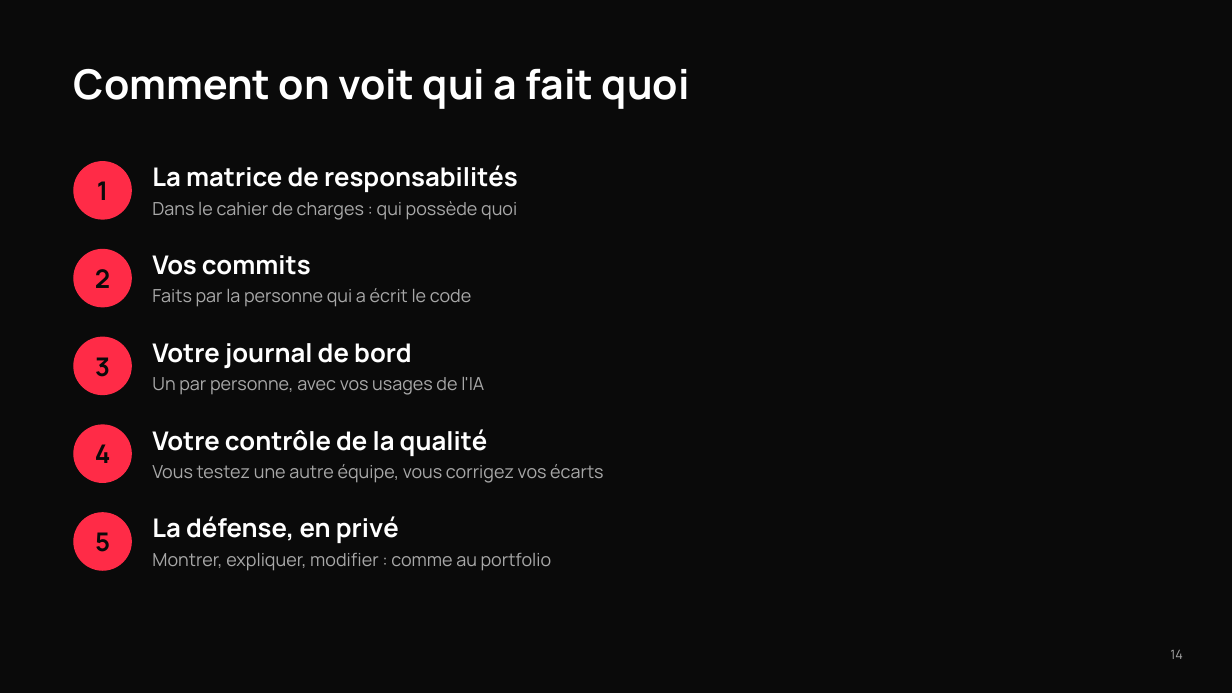
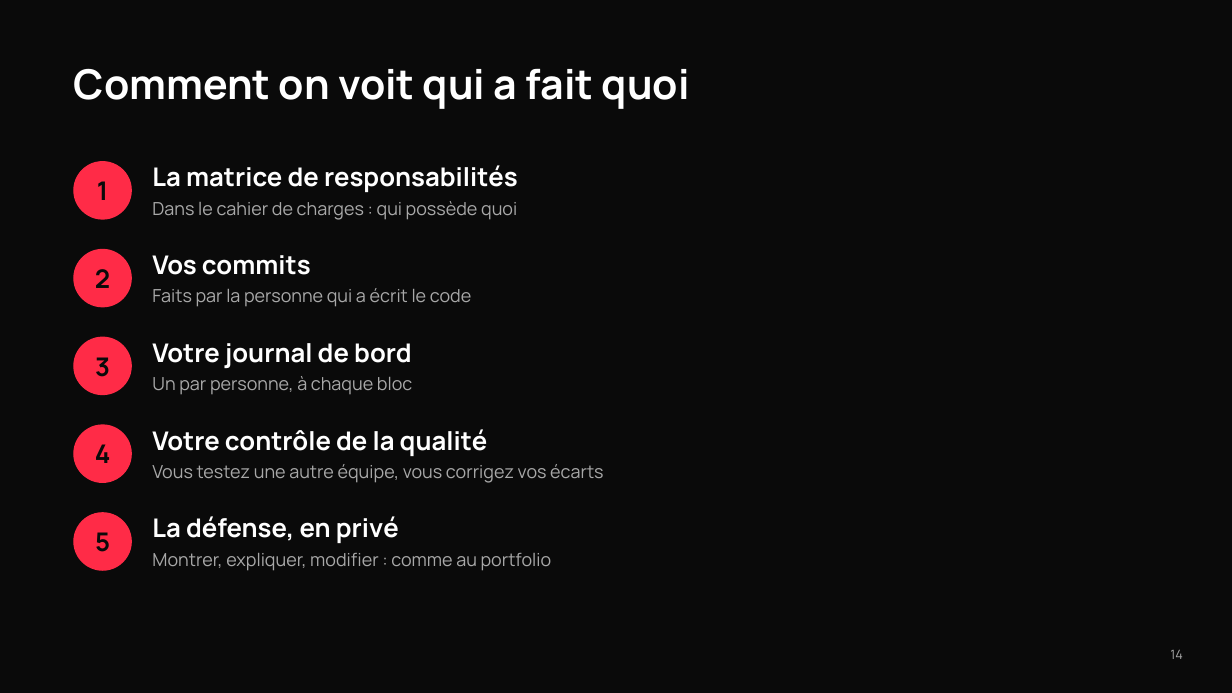
Before and after one commit to tim-montmorency/compendium, a slide deck: slide 14 of docs/582-511-web5/assets/documents/Web5_recit-defilant-lancement.pptx. Drawn at 1232x693 pixels with LibreOffice and Linux fonts; fonts in the diff are those of the drawing. Boxes give left, top, right and bottom in pixels: in the first picture for what was removed or moved away, otherwise in the second. Text is boxed around its words. In the diff, an @@ line names an element or a change of style, - is before the commit and + after.

```diff
--- a/docs/582-511-web5/assets/documents/Web5_recit-defilant-lancement.pptx
+++ b/docs/582-511-web5/assets/documents/Web5_recit-defilant-lancement.pptx
@@ text at [152, 376, 412, 394]: text changed @@
-Un par personne, avec vos usages de l'IA
+Un par personne, à chaque bloc
```
Also in this commit, not shown: 1 other slide changed, 1 slide added, 3 other files.
